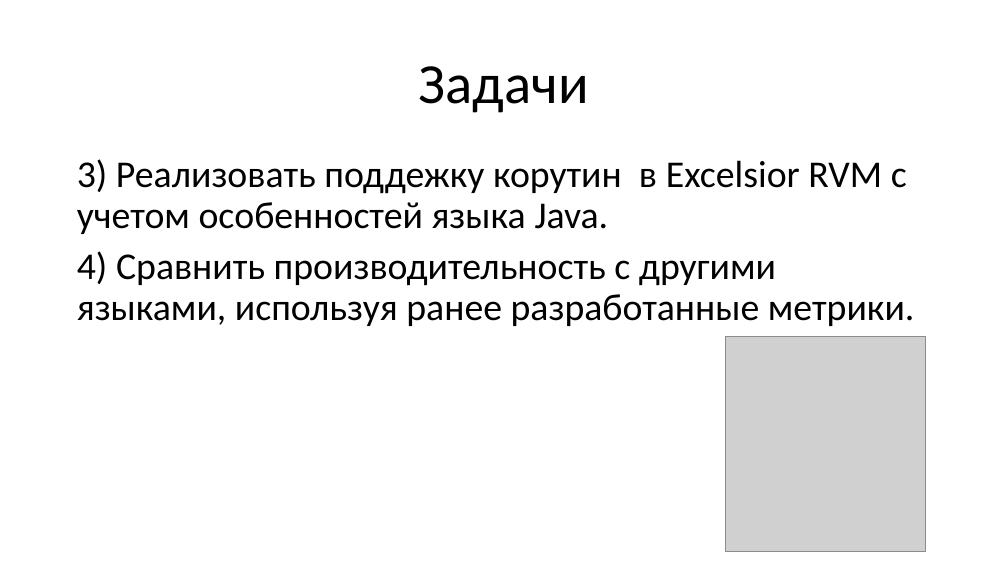
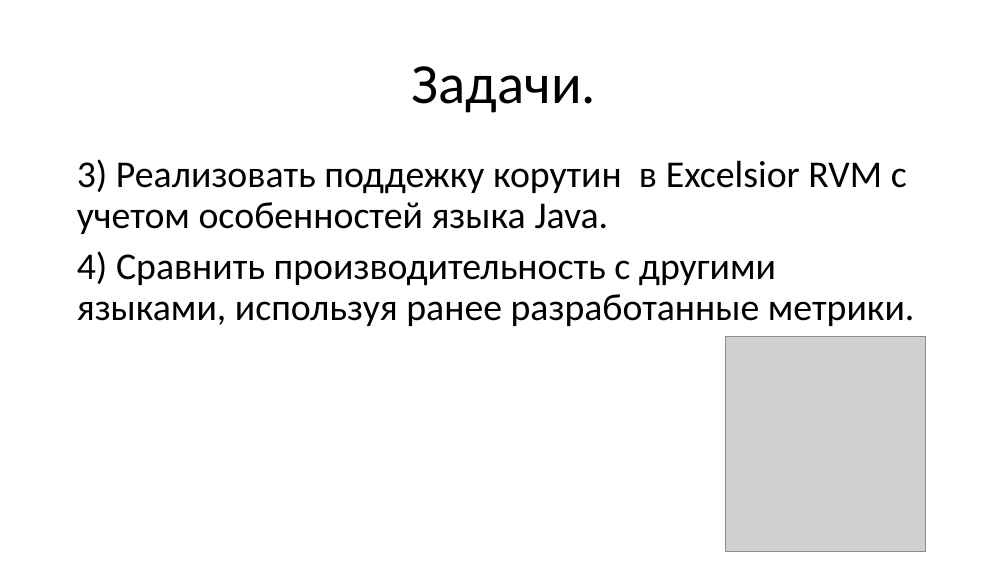
Before and after one commit to epanteleev/bachelor-s-degree, a slide deck: slide 8 of Эффективная реализация сопрограмм в управляемой среде.pptx. Drawn at 1008x567 pixels with LibreOffice and Linux fonts; fonts in the diff are those of the drawing; grey boxes stand for pictures. Boxes give left, top, right and bottom in pixels: in the first picture for what was removed or moved away, otherwise in the second. Text is boxed around its words. In the diff, an @@ line names an element or a change of style, - is before the commit and + after.

```diff
--- a/Эффективная реализация сопрограмм в управляемой среде.pptx
+++ b/Эффективная реализация сопрограмм в управляемой среде.pptx
@@ title at box(412, 66, 596, 113): text changed @@
-Задачи
+Задачи.
```
Also in this commit, not shown: 2 other slides changed, 3 slides added.
